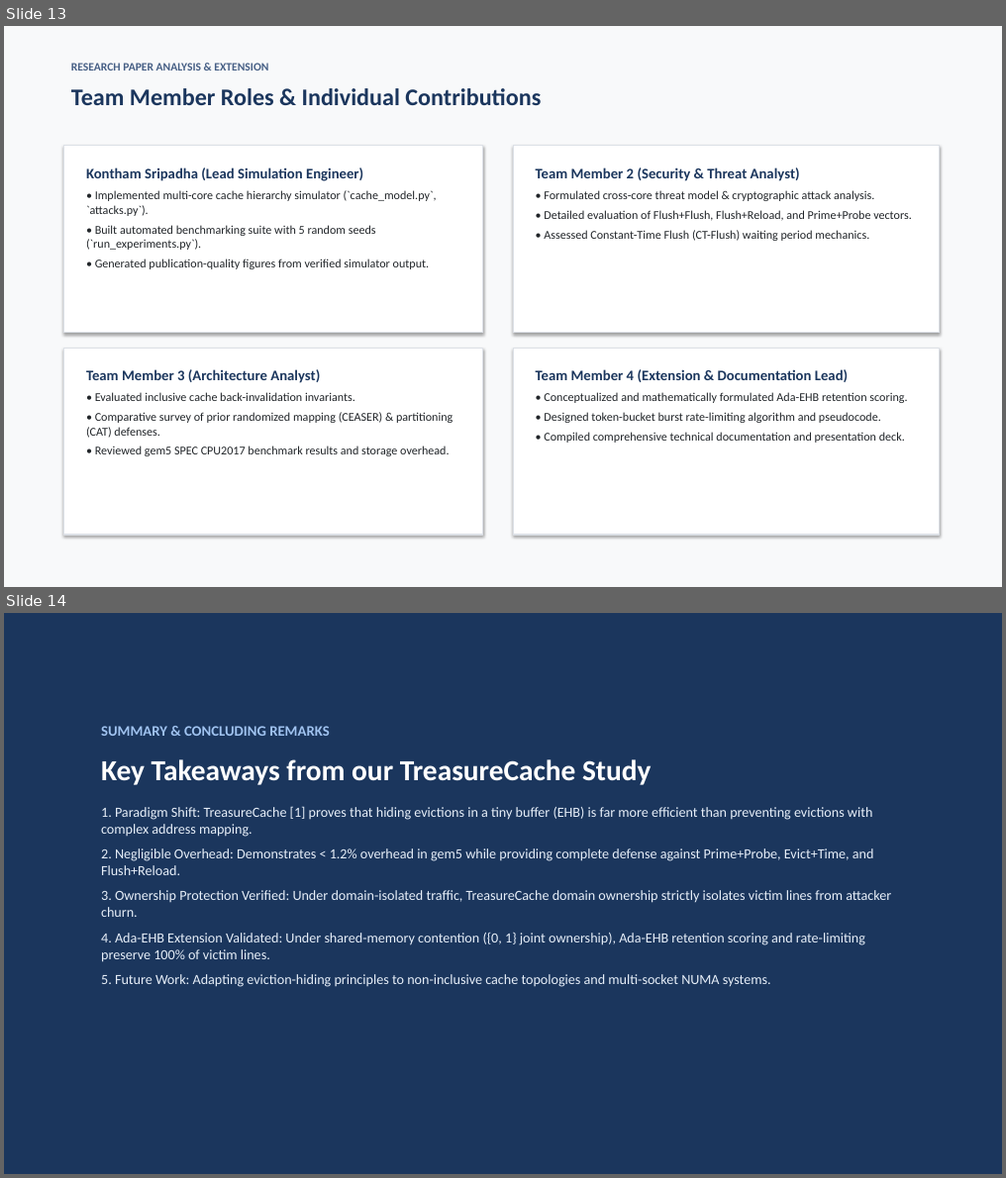
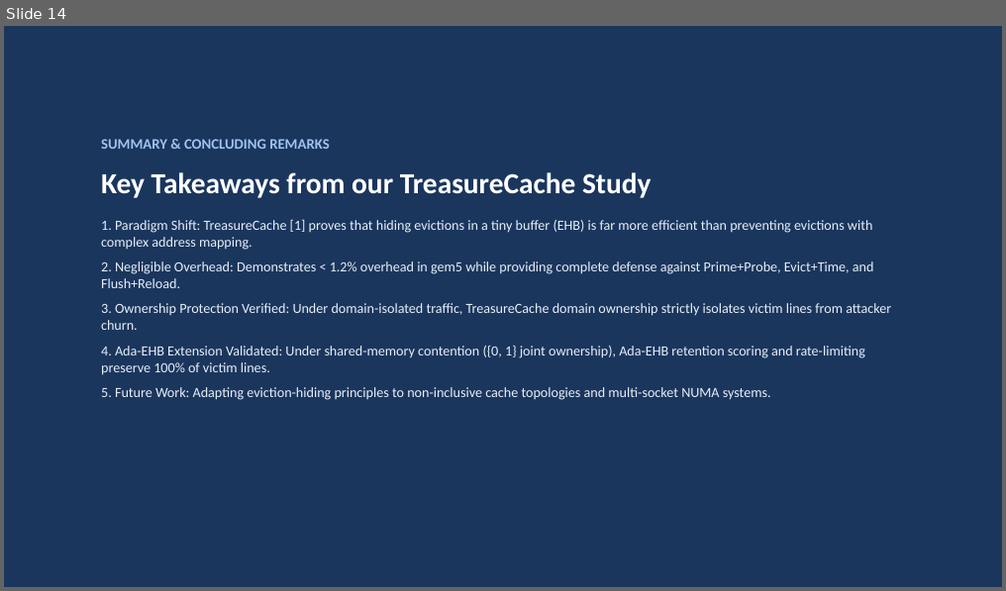
Before and after one commit to Sripadh16/IS-project, a slide deck: TreasureCache_Presentation.pptx. Shown one above the other, each under a label of ours: slides 13 and 14 before the commit, slide 14 after it. The pictures are 1006x1178 and 1006x591 pixels, drawn with LibreOffice and Linux fonts; fonts in the diff are those of the drawing. Boxes give left, top, right and bottom in pixels: in the first picture for what was removed or moved away, otherwise in the second. Text is boxed around its words. In the diff, an @@ line names an element or a change of style, - is before the commit and + after.

Commit message:
Integrate Ada-EHB+ extension, multi-vector attack suite, hardware RTL synthesis, formal proofs, and 3-member team roster

```diff
--- a/TreasureCache_Presentation.pptx
+++ b/TreasureCache_Presentation.pptx
@@ slide 13 removed at bbox=[4, 26, 1002, 587], background #F8F9FA @@
@@ text removed at bbox=[71, 63, 268, 71] @@
-RESEARCH PAPER ANALYSIS & EXTENSION
@@ text removed at bbox=[71, 88, 541, 105] @@
-Team Member Roles & Individual Contributions
@@ rectangle removed at bbox=[63, 146, 483, 333] @@
@@ text removed at bbox=[86, 168, 437, 270] @@
-Kontham Sripadha (Lead Simulation Engineer)
-• Implemented multi-core cache hierarchy simulator (`cache_model.py`, `attacks.py`).
-• Built automated benchmarking suite with 5 random seeds (`run_experiments.py`).
-• Generated publication-quality figures from verified simulator output.
@@ rectangle removed at bbox=[513, 146, 940, 333] @@
@@ text removed at bbox=[536, 168, 912, 221] @@
-Team Member 2 (Security & Threat Analyst)
-• Formulated cross-core threat model & cryptographic attack analysis.
-• Detailed evaluation of Flush+Flush, Flush+Reload, and Prime+Probe vectors.
-• Assessed Constant-Time Flush (CT-Flush) waiting period mechanics.
@@ rectangle removed at bbox=[63, 348, 483, 535] @@
@@ rectangle removed at bbox=[513, 348, 940, 535] @@
@@ text removed at bbox=[86, 370, 452, 457] @@
-Team Member 3 (Architecture Analyst)
-• Evaluated inclusive cache back-invalidation invariants.
-• Comparative survey of prior randomized mapping (CEASER) & partitioning (CAT) defenses.
-• Reviewed gem5 SPEC CPU2017 benchmark results and storage overhead.
@@ text removed at bbox=[536, 370, 907, 443] @@
-Team Member 4 (Extension & Documentation Lead)
-• Conceptualized and mathematically formulated Ada-EHB retention scoring.
-• Designed token-bucket burst rate-limiting algorithm and pseudocode.
-• Compiled comprehensive technical documentation and presentation deck.
```
Also in this commit, not shown: 1 slide changed, 1 slide added, 27 other files.
